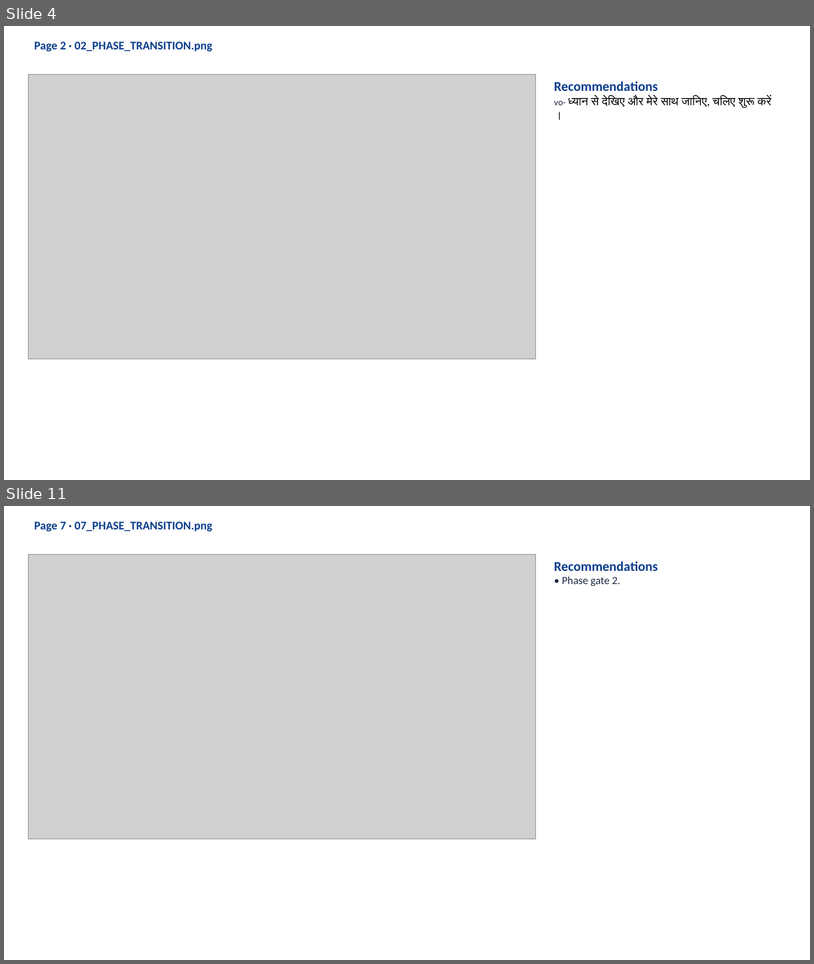
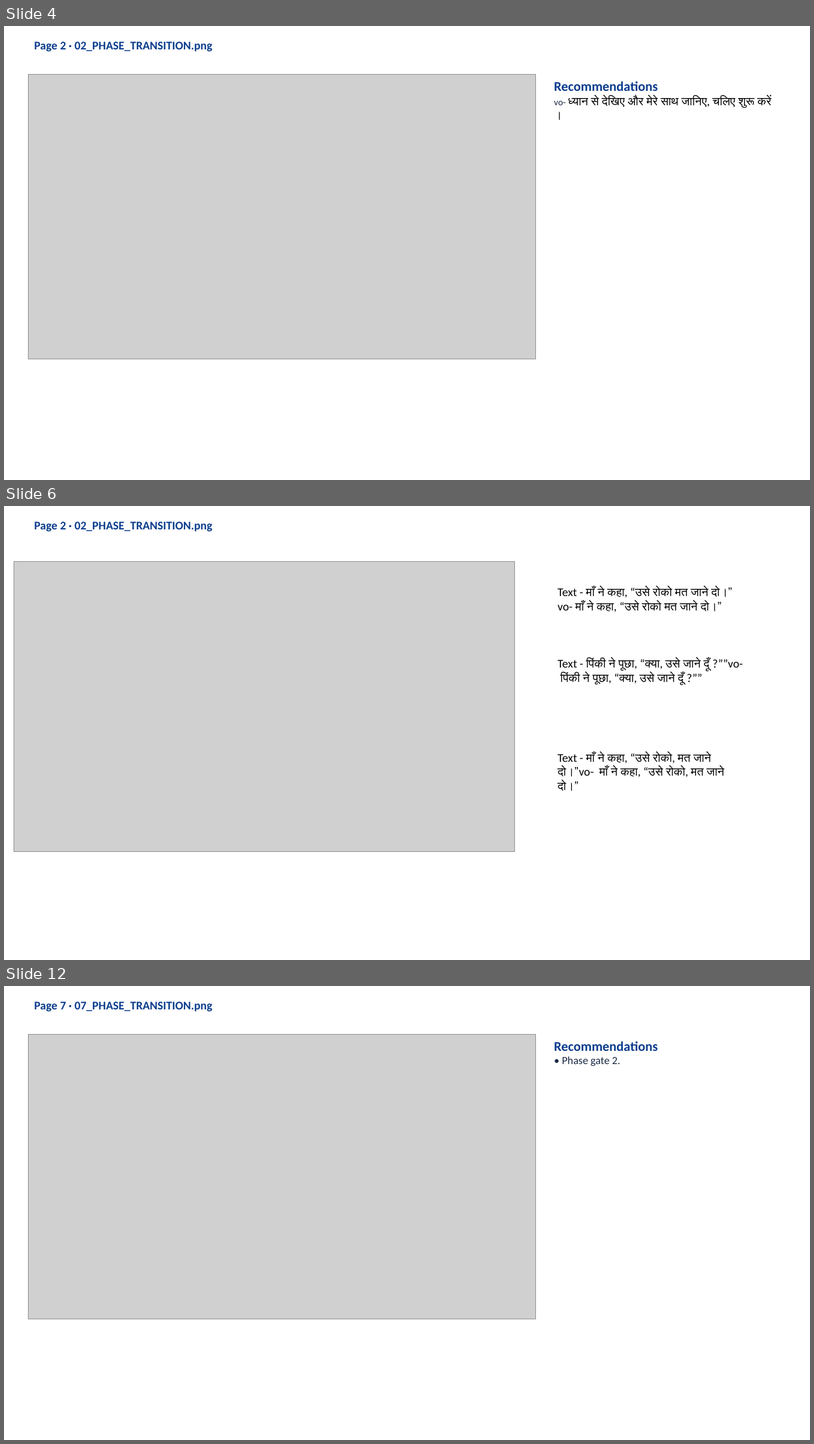
Before and after one commit to 25606mohnish2020-commits/HI02H12_L01_S01, a slide deck: HI02H12_L01_S01_dist-20261019T060950Z-1-001/HI02H12_L01_S01_dist/HI02H12_L01_S01_review.pptx. Shown one above the other, each under a label of ours: slides 4 and 11 before the commit, slides 4, 6 and 12 after it; the slides between them are not shown. The pictures are 814x964 and 814x1444 pixels, drawn with LibreOffice and Linux fonts; fonts in the diff are those of the drawing; grey boxes stand for pictures. Boxes give left, top, right and bottom in pixels: in the first picture for what was removed or moved away, otherwise in the second. Text is boxed around its words. In the diff, an @@ line names an element or a change of style, - is before the commit and + after.

```diff
--- a/HI02H12_L01_S01_dist-20261019T060950Z-1-001/HI02H12_L01_S01_dist/HI02H12_L01_S01_review.pptx
+++ b/HI02H12_L01_S01_dist-20261019T060950Z-1-001/HI02H12_L01_S01_dist/HI02H12_L01_S01_review.pptx
@@ slide 6 added at (4, 506, 810, 960), background #FFFFFF @@
@@ text added at (34, 522, 213, 532), 14 pt, text #0B3D8C, bold @@
+Page 2 · 02_PHASE_TRANSITION.png
@@ picture added at (14, 562, 515, 852) @@
@@ text added at (558, 586, 732, 612), 14 pt, text #000000 @@
+Text - माँ ने कहा, “उसे रोको मत जाने दो।”
+vo- माँ ने कहा, “उसे रोको मत जाने दो।”
@@ text added at (558, 658, 743, 685), 14 pt, text #000000 @@
+Text - पिंकी ने पूछा, “क्या, उसे जाने दूँ ?””vo- पिंकी ने पूछा, “क्या, उसे जाने दूँ ?””
@@ text added at (558, 752, 725, 791), 14 pt, text #000000 @@
+Text - माँ ने कहा, “उसे रोको, मत जाने दो।”vo- माँ ने कहा, “उसे रोको, मत जाने दो।”
@@ what was slide 11 is now slide 12 @@
```
Also in this commit, not shown: 15 slides changed, 1 other slide added, 1 slide removed, 1 other file.
